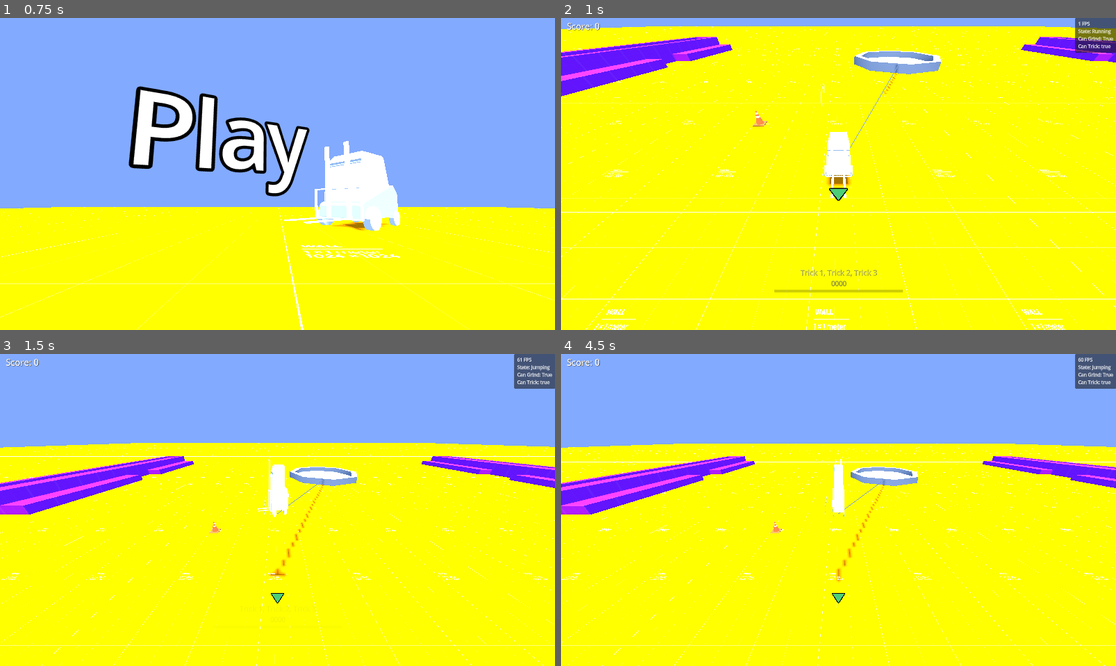
Above: before the commit, frames 1-4 (two rows, left to right).
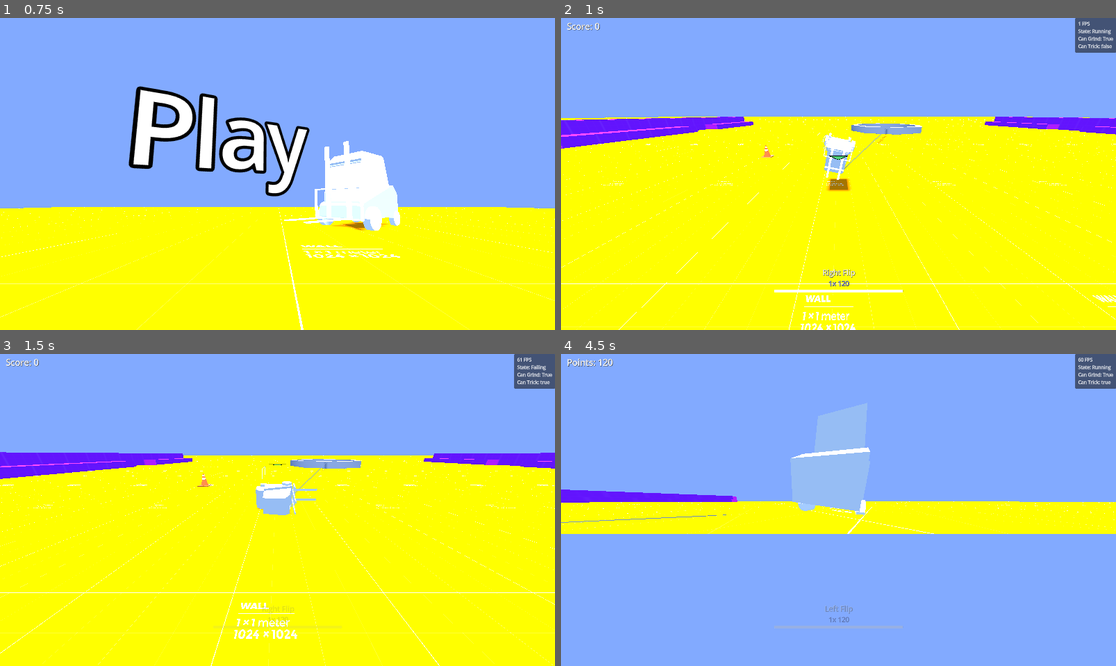
Above: after the commit, the same moments.

Repository: Khalzz/Forklift-certified
Game: Godot game, scene res://Scenes/MainMenu.tscn
Same seed, same stepped clock (60 frames per second), same inputs: the game is played once before the commit and once after it.
Inputs:
- Up to frame 1 (0.75 s): hold D (right) from 0.53 s (still down); tap C (change_camera, bound only after the commit) at 0.6 s
- Up to frame 2 (1 s): keep holding D (right); tap Space (jump) at 0.77 s; tap Z (flip, bound only after the commit) at 0.8 s
- Up to frame 3 (1.5 s): tap Space (jump) at 1.07 s; release D (right) at 1.28 s; hold S (backward) from 1.28 s (still down); tap Z (flip, bound only after the commit) at 1.35 s
- Up to frame 4 (4.5 s): tap Space (jump) at 1.52, 1.82, 2.85, 3.02, 3.32, 3.77, 4.07 s; tap Q (grind) at 1.55, 2.1 s; release S (backward) at 2.03 s; hold D (right) 2.03-2.78 s; hold Space (jump) 2.03-2.78 s; hold W (forward) 2.78-3.53 s; tap C (change_camera, bound only after the commit) at 3.05, 3.6 s; hold A (left) from 3.53 s (still down); tap Z (flip, bound only after the commit) at 3.8, 4.35 s

Frame 1 is identical in both runs. In frame 2, 37% of the frame differs, in the area x 0-100%, y 2-100%; in frame 3, 13%; in frame 4, 62%, in the area x 0-100%, y 1-100%.

Commit message:
Early fix for point system and camera system positioning fix

Diff:
--- a/Assets/Prefabs/Grind/balancing_curve.gd
+++ b/Assets/Prefabs/Grind/balancing_curve.gd
@@ -1,6 +1,6 @@
 extends Control
 
-@onready var path_follow = $MarginContainer/CenterContainer/CenterContainer/Path2D/PathFollow2D
+@export var path_follow: PathFollow2D
 
 @export var lowest_speed = 0.2
 @export var fastest_speed = 1.0
@@ -34,7 +34,7 @@
 		if progress == 0.0 or progress == 1.0:
 			should_fall = true
 
-func start_grind():
+func start_grind(vertical):
 	should_fall = false
 	$".".visible = true
 	path_follow.progress_ratio = 0.5
--- a/Assets/Prefabs/Grind/balancing_curve.tscn
+++ b/Assets/Prefabs/Grind/balancing_curve.tscn
@@ -10,7 +10,7 @@
 }
 point_count = 3
 
-[node name="Balancing_curve" type="Control"]
+[node name="Balancing_curve" type="Control" node_paths=PackedStringArray("path_follow")]
 layout_mode = 3
 anchors_preset = 15
 anchor_right = 1.0
@@ -18,10 +18,11 @@
 grow_horizontal = 2
 grow_vertical = 2
 script = ExtResource("1_nplsp")
+path_follow = NodePath("HorizontalBalance/CenterContainer/CenterContainer/Path2D/PathFollow2D")
 fastest_speed = 2.0
 base_speed = 1.2
 
-[node name="MarginContainer" type="MarginContainer" parent="."]
+[node name="HorizontalBalance" type="MarginContainer" parent="."]
 layout_mode = 1
 anchors_preset = 15
 anchor_right = 1.0
@@ -30,26 +31,26 @@
 grow_vertical = 2
 theme_override_constants/margin_top = 200
 
-[node name="CenterContainer" type="CenterContainer" parent="MarginContainer"]
+[node name="CenterContainer" type="CenterContainer" parent="HorizontalBalance"]
 layout_mode = 2
 size_flags_horizontal = 4
 size_flags_vertical = 0
 
-[node name="TextureRect" type="TextureRect" parent="MarginContainer/CenterContainer"]
+[node name="TextureRect" type="TextureRect" parent="HorizontalBalance/CenterContainer"]
 layout_mode = 2
 size_flags_horizontal = 4
 size_flags_vertical = 0
 texture = ExtResource("1_54h8q")
 
-[node name="CenterContainer" type="CenterContainer" parent="MarginContainer/CenterContainer"]
+[node name="CenterContainer" type="CenterContainer" parent="HorizontalBalance/CenterContainer"]
 layout_mode = 2
 
-[node name="Path2D" type="Path2D" parent="MarginContainer/CenterContainer/CenterContainer"]
+[node name="Path2D" type="Path2D" parent="HorizontalBalance/CenterContainer/CenterContainer"]
 curve = SubResource("Curve2D_rw8yf")
 
-[node name="PathFollow2D" type="PathFollow2D" parent="MarginContainer/CenterContainer/CenterContainer/Path2D"]
+[node name="PathFollow2D" type="PathFollow2D" parent="HorizontalBalance/CenterContainer/CenterContainer/Path2D"]
 position = Vector2(-285, 12)
-rotation = -0.26911423
+rotation = -0.2691142
 loop = false
 
 [node name="BalancingSelector" type="Sprite2D" parent="."]
--- a/Assets/Prefabs/Player/Ui.tscn
+++ b/Assets/Prefabs/Player/Ui.tscn
@@ -155,4 +155,3 @@
 texture = ExtResource("3_w1wbn")
 
 [node name="Balancing_curve" parent="." instance=ExtResource("4_rw8yf")]
-visible = false
--- a/Assets/Prefabs/Player/player.tscn
+++ b/Assets/Prefabs/Player/player.tscn
@@ -522,26 +522,6 @@
 [node name="forklift" parent="Models" instance=ExtResource("4_47ure")]
 transform = Transform3D(0.1, 0, 0, 0, 0.1, 0, 0, 0, 0.1, 0, 0, 0)
 
-[node name="Cameras" type="Node3D" parent="." node_paths=PackedStringArray("followable", "far_back_camera", "close_back_camera", "grind_camera")]
-script = ExtResource("18_kct70")
-followable = NodePath("../RigidBody")
-far_back_camera = NodePath("BackFarCamera")
-close_back_camera = NodePath("BackCloseCamera")
-grind_camera = NodePath("GrindCamera")
-
-[node name="BackCloseCamera" type="Camera3D" parent="Cameras"]
-transform = Transform3D(1, 0, 0, 0, 1, 0, 0, 0, 1, 0, 0.451356, -0.871913)
-fov = 90.0
-
-[node name="BackFarCamera" type="Camera3D" parent="Cameras"]
-transform = Transform3D(1, 0, 0, 0, 1, 0, 0, 0, 1, 0, 0.797511, -1.26264)
-current = true
-fov = 90.0
-
-[node name="GrindCamera" type="Camera3D" parent="Cameras"]
-transform = Transform3D(-0.962763, 0, -0.270348, 0.0744999, 0.961281, -0.265309, 0.25988, -0.27557, -0.925485, -0.164812, 0.167182, -0.303235)
-fov = 121.204
-
 [node name="AnimationManager" type="AnimationPlayer" parent="."]
 libraries = {
 &"": SubResource("AnimationLibrary_kct70")
@@ -551,3 +531,24 @@
 transform = Transform3D(0.1, 0, 0, 0, -4.37114e-09, -0.1, 0, 0.1, -4.37114e-09, 0, 0.1, 0.5)
 texture_filter = 0
 texture = ExtResource("3_uijvq")
+
+[node name="CameraSubsystem" type="Node3D" parent="." node_paths=PackedStringArray("followable", "cameras_setter")]
+script = ExtResource("18_kct70")
+followable = NodePath("../RigidBody")
+cameras_setter = NodePath("Cameras")
+
+[node name="ActualCamera" type="Camera3D" parent="CameraSubsystem"]
+
+[node name="Cameras" type="Node3D" parent="CameraSubsystem"]
+
+[node name="BackCloseCamera" type="Camera3D" parent="CameraSubsystem/Cameras"]
+transform = Transform3D(-1, 0, -8.742278e-08, 0, 1, 0, 8.742278e-08, 0, -1, 0, 0.451356, -1.2574832)
+fov = 90.0
+
+[node name="BackFarCamera" type="Camera3D" parent="CameraSubsystem/Cameras"]
+transform = Transform3D(-1, 0, 8.742278e-08, 0, 1, 0, -8.742278e-08, 0, -1, 0, 1.3153647, -4.1952343)
+fov = 90.0
+
+[node name="GrindCamera" type="Camera3D" parent="CameraSubsystem/Cameras"]
+transform = Transform3D(0.95605093, -0.14450559, -0.25511718, 0.07449989, 0.961281, -0.26530856, 0.28357786, 0.2346423, 0.9297992, -0.164812, 0.045351475, 0.23072147)
+fov = 142.62326
--- a/Assets/Scripts/Player/StateMachine/grinding.gd
+++ b/Assets/Scripts/Player/StateMachine/grinding.gd
@@ -70,7 +70,7 @@
 		var direction = global_path_dir.normalized()
 		var target_position = $"../../Models".global_transform.origin + direction
 
-	$"../../Ui".grind_curve.start_grind()
+	$"../../Ui".grind_curve.start_grind(true)
 
 	var arrow = $"../../Direction"
 	arrow.global_transform.origin = path_follower.global_transform.origin
@@ -82,7 +82,7 @@
 
 	$"../../RigidBody/CollisionShape3D".disabled = true
 	$"../../RigidBody/GroundRays".checking_floor(false)
-	$"../../Cameras".set_followable($"../../Models")
+	$"../../CameraSubsystem".set_followable($"../../Models")
 
 func trick_definition(angle):
 	if angle > 315 or angle < 45:
@@ -169,7 +169,7 @@
 	rigidbody.freeze = false
 	$"../../RigidBody/CollisionShape3D".disabled = false
 	$"../../RigidBody/GroundRays".checking_floor(true)
-	$"../../Cameras".set_followable(rigidbody)
+	$"../../CameraSubsystem".set_followable(rigidbody)
 	$"../../Ui".grind_curve.stop_grind()
 
 func check_fall():
@@ -188,8 +188,10 @@
 
 	for grindable in grindables:
 		var distance_to_element = grindable.path_follower.global_position.distance_to($"../../RigidBody".global_position)
-		if distance_to_element <= grind_check_radius:
-			grind_areas.append(grindable)
+
+		# This should be between the grindable point and the player, not between the grindable OBJECT and player
+		# if distance_to_element <= grind_check_radius:
+		grind_areas.append(grindable)
 
 	return grind_areas
 
--- a/Assets/Scripts/Player/StateMachine/state_machine.gd
+++ b/Assets/Scripts/Player/StateMachine/state_machine.gd
@@ -93,10 +93,9 @@
 			var offset = $Grinding.actionable_grind.curve.get_closest_offset(local_position)
 			$Grinding.actionable_grind.path_follower.progress = offset
 
-			if is_point_inside_capsule($Grinding.actionable_grind.path_follower.global_position, $"../RigidBody/GrindChecker/CollisionShape3D"):
-				$"../GrindAble".global_position = $Grinding.actionable_grind.path_follower.global_position
-				if Input.is_action_just_pressed("grind") and $Grinding.actionable_grind:
-					change_state(States.Grinding)
+			$"../GrindAble".global_position = $Grinding.actionable_grind.path_follower.global_position
+			if Input.is_action_just_pressed("grind") and $Grinding.actionable_grind:
+				change_state(States.Grinding)
 
 func is_point_inside_capsule(point: Vector3, collision_shape: CollisionShape3D) -> bool:
 	if not collision_shape.shape is CapsuleShape3D:
--- a/Assets/Scripts/Player/camera_manager.gd
+++ b/Assets/Scripts/Player/camera_manager.gd
@@ -6,40 +6,36 @@
 }
 
 enum Cameras {
+	CloseBack,
 	FarBack,
-	CloseBack,
 	Grind
 }
 
 @export var followable: Node3D
-
-@export var far_back_camera: Camera3D
-@export var close_back_camera: Camera3D
-@export var grind_camera: Camera3D
+@export var cameras_setter: Node3D
 
 @onready var camera_data = {
+	Cameras.CloseBack: {
+		"camera": $Cameras/BackCloseCamera,
+		"type":  CameraType.FollowDirection,
+		"smoothing": 30
+	},
 	Cameras.FarBack: {
-		"camera": far_back_camera,
+		"camera": $Cameras/BackFarCamera,
 		"type":  CameraType.FollowDirection,
-		"smoothing": 10
-	},
-	Cameras.CloseBack: {
-		"camera": close_back_camera,
-		"type":  CameraType.FollowDirection,
-		"smoothing": 10
+		"smoothing": 30
 	},
 	Cameras.Grind: {
-		"camera": grind_camera,
+		"camera": $Cameras/GrindCamera,
 		"type":  CameraType.FollowDirection,
-		"smoothing": 10
+		"smoothing": 30
 	}
 }
 
-@export var camera_selected = Cameras.FarBack
-
-var movement_threshold := 0.1  # Minimum speed to consider movement
-var last_direction := Vector3.FORWARD  # store last valid horizontal direction
-var last_position := Vector3.ZERO  # store last valid horizontal direction
+@export var camera_selected = Cameras.CloseBack
+var movement_threshold := 0.1
+var last_direction := Vector3.FORWARD
+var last_position := Vector3.ZERO
 
 func set_camera(camera: Cameras):
 	camera_selected = camera
@@ -47,17 +43,19 @@
 func set_followable(element):
 	followable = element
 	last_position = followable.global_position
-	last_direction = Vector3.FORWARD
+	last_direction = -followable.global_transform.basis.z  # Use initial facing direction
 
-func _ready() -> void:
-	for camera in camera_data.values():
-		camera["relative_offset"] = followable.to_local(camera["camera"].global_position)
+func _ready():
+	if followable:
+		last_position = followable.global_position
+		last_direction = -followable.global_transform.basis.z
 
 func _process(delta: float) -> void:
 	if Input.is_action_just_pressed("change_camera"):
 		camera_selected += 1
-		if camera_selected > Cameras.CloseBack:
-			camera_selected = Cameras.FarBack
+
+		if not camera_data.has(camera_selected):
+			camera_selected = 0
 
 	if not followable is RigidBody3D:
 		cameras_definition(false, delta)
@@ -69,21 +67,23 @@
 func cameras_definition(physics: bool, delta):
 	match camera_data[camera_selected]["type"]:
 		CameraType.FollowDirection:
-			game_camera(delta, follow_direction(physics))
+			follow_direction(physics, delta)
 		CameraType.Fixed:
-			game_camera(delta, fixed_follow())
+			fixed_follow()
 
-func fixed_follow() -> Vector3:
-	var rel_offset: Vector3 = camera_data[camera_selected]["relative_offset"]
+	$ActualCamera.global_position = $ActualCamera.global_position.lerp(
+		camera_data[camera_selected]["camera"].global_position,
+		delta * camera_data[camera_selected]["smoothing"]
+	)
+	$ActualCamera.look_at(followable.global_position)
+	$ActualCamera.fov = camera_data[camera_selected]["camera"].fov
 
-	# Rotate the relative offset by the followable's rotation (basis) using * operator
-	var rotated_offset = followable.global_transform.basis * rel_offset
+func fixed_follow() -> void:
+	cameras_setter.global_position = followable.global_position
+	cameras_setter.global_transform.basis = followable.global_transform.basis
 
-	# Position is the followable's position plus the rotated offset
-	return followable.global_position + rotated_offset
-
-func follow_direction(use_rigidbody: bool) -> Vector3:
-	var rel_offset: Vector3 = camera_data[camera_selected]["relative_offset"]
+func follow_direction(use_rigidbody: bool, delta: float) -> void:
+	var current_position = followable.global_position
 
 	if use_rigidbody and followable is RigidBody3D:
 		var velocity: Vector3 = followable.linear_velocity
@@ -91,40 +91,26 @@
 
 		if velocity.length() > movement_threshold:
 			last_direction = velocity.normalized()
-
-		# Apply offset based on last_direction direction
-		var offset = Vector3(
-			rel_offset.z * last_direction.x,
-			rel_offset.y,
-			rel_offset.z * last_direction.z
-		)
-
-		return followable.global_position + offset
 	else:
-		var movement: Vector3 = followable.global_position - last_position
-		last_position = followable.global_position
+		# Calculate movement from last frame
+		var movement: Vector3 = current_position - last_position
 		movement.y = 0.0
 
-		if movement.length() > 0.001:
+		# Use delta time to get proper speed threshold
+		var speed = movement.length() / delta if delta > 0 else 0
+
+		if speed > movement_threshold:
 			last_direction = movement.normalized()
 
-		# Apply offset based on last_direction direction
-		var offset = Vector3(
-			rel_offset.z * last_direction.x,
-			rel_offset.y,
-			rel_offset.z * last_direction.z
-		)
+	# Update last_position for next frame
+	last_position = current_position
 
-		return followable.global_position + offset
+	# Create a basis from the movement direction
+	var basis = Basis()
+	basis.z = last_direction  # Negative Z points forward
+	basis.x = basis.z.cross(Vector3.UP).normalized()
+	basis.y = basis.x.cross(basis.z).normalized()  # Recalculate Y for orthogonality
 
-func game_camera(delta: float, camera_position: Vector3) -> void:
-	var cam = camera_data[camera_selected]["camera"]
-	cam.current = true
-
-	cam.look_at(followable.global_position)
-
-	# Smoothing factor (0.1 to 0.3 is usually good; higher values = more smoothing)
-	if camera_data[camera_selected].has("smoothing"):
-		cam.global_position = cam.global_position.lerp(camera_position, camera_data[camera_selected]["smoothing"] * delta)
-	else:
-		cam.global_position = camera_position
+	# Apply rotation and position
+	cameras_setter.global_transform.basis = basis
+	cameras_setter.global_position = current_position
--- a/Assets/Scripts/Player/trick_manager.gd
+++ b/Assets/Scripts/Player/trick_manager.gd
@@ -1,6 +1,24 @@
 extends Node
 
 # This code defines the way tricks will be handled and displayed in the screen
+
+"""
+Todo:
+	- Add switches as tricks where if the player presses one key he will change
+		his orientation instantly from advancing to going backwards
+
+Remember dumbass the difference of concept between "Falling and landing"
+
+This trick container should have an especific logic handling, this mainly is:
+	- A combo is started once the player does one trick DONE
+	- A trick is added to the combo once the player does another trick or lands DONE
+		the trick with a "Connector trick" like:
+			- Manuals, switches, or other tricks.
+	- A combo is broken once the players fails to complete the execution of
+		a trick or once he lands another trick withouc a connector trick
+
+"""
+
 
 """
 	Trick Manager
@@ -82,6 +100,10 @@
 
 var point_checker_scale = 0.0
 
+var is_doing_trick = false
+var trick_point_adding_flag = false
+var landed = true
+
 # Functions:
 	# - Setter and getter
 	# - Display the trick name
@@ -89,6 +111,8 @@
 
 func _init() -> void:
 	multiplier = 0
+	is_doing_trick = false
+
 
 func set_trick(trick: TricksEnum):
 	if trick == -1 or not can_trick:
@@ -98,8 +122,6 @@
 		added_points = 0
 		multiplier = 0
 		return
-
-	# point_checker_scale = 1.0
 
 	var animation_player = $"../AnimationManager"
 	var trick_changed = (selected_trick != trick)
@@ -138,24 +160,32 @@
 	return selected_trick
 
 func _process(delta: float) -> void:
-	# const base = 0.5
-	# point_checker_scale -= base * delta
-
-	if point_checker_scale <= 0.0:
-		point_checker_scale = 0.0
-
-	$"../Ui".time_of_grace.scale.x = point_checker_scale
+	$"../Ui".set_points(points) # Aprox them
 
 	if selected_trick != -1:
-		# If the player failed
-		if tricks[selected_trick].get("fall", false):
-			selected_trick = null
+		# This is not working for some reason, check why the player stills falls even after this being commented
+		# if tricks[selected_trick].get("fall", false):
+			#selected_trick = null
+
+		if $"../StateMachine".is_touching_ground():
+			failed_or_landed()
 
 		# If the player is doing t he correct trick
-		if not tricks[selected_trick].has("unique"):
-			added_points += tricks[selected_trick].points * delta
-		$"../Ui".combo_tricks.set_text(tricks_string)
-		$"../Ui".combo_points.set_text(str(multiplier) + "x " + str(int(added_points)))
-		$"../Ui".combo_container.modulate.a = lerp($"../Ui".combo_container.modulate.a, 1.0, delta * 10.0)
+		if tricks.has(selected_trick):
+			if not tricks[selected_trick].has("unique"):
+				added_points += tricks[selected_trick].points * delta
+			$"../Ui".combo_tricks.set_text(tricks_string)
+			$"../Ui".combo_points.set_text(str(multiplier) + "x " + str(int(added_points)))
+			$"../Ui".combo_container.modulate.a = lerp($"../Ui".combo_container.modulate.a, 1.0, delta * 10.0)
 	else:
 		$"../Ui".combo_container.modulate.a = lerp($"../Ui".combo_container.modulate.a, 0.0, delta * 5.0)
+		if trick_point_adding_flag:
+			points += added_points * multiplier
+			multiplier = 0
+			added_points	 = 0
+			trick_point_adding_flag = false
+
+
+func failed_or_landed():
+	trick_point_adding_flag = true
+	selected_trick = -1
--- a/Assets/Scripts/Player/ui.gd
+++ b/Assets/Scripts/Player/ui.gd
@@ -13,6 +13,12 @@
 @export var grind_curve: Control
 
 @onready var time_of_grace = $ComboContainer/ComboBoxContainer/TimeOfGrace/ColorRect
+var points_setted = 0
 
 func _process(delta: float) -> void:
 	$Panel/MarginContainer/DebugLabels/Framerate.set_text(str(int(Engine.get_frames_per_second())) + " FPS")
+
+func set_points(points_to_add):
+	if points_setted != points_to_add:
+		points_setted = points_to_add
+		points.set_text(str("Points: " + str(points_setted)))
--- a/Scenes/Levels/alpha_map.tscn
+++ b/Scenes/Levels/alpha_map.tscn
@@ -40,10 +40,10 @@
 
 [sub_resource type="Curve3D" id="Curve3D_peqby"]
 _data = {
-"points": PackedVector3Array(0, 0, 0, 0, 0, 0, 0, 0.23773146, -3.4971151, 0, 0, 0, 0, 0, 0, 0, 0.21226013, 3.4905887),
-"tilts": PackedFloat32Array(0, 0)
+"points": PackedVector3Array(0, 0, 0, 0, 0, 0, 0, 0.23773146, -3.4971151, 0, 0, 0, 0, 0, 0, 0, 0.21226013, 3.4905887, 0, 0, 0, 0, 0, 0, 1, 0.212, 3.491, 0, 0, 0, 0, 0, 0, 1, 0.238, -3.497, 0, 0, 0, 0, 0, 0, 0, 0.238, -3.497),
+"tilts": PackedFloat32Array(0, 0, 0, 0, 0)
 }
-point_count = 2
+point_count = 5
 
 [sub_resource type="Curve3D" id="Curve3D_jqrvn"]
 _data = {
@@ -120,6 +120,7 @@
 transform = Transform3D(1, 0, 0, 0, 1, 0, 0, 0, 1, -0.5017104, 0, 0)
 curve = SubResource("Curve3D_peqby")
 tag = "Grindable"
+loop = true
 
 [node name="PlantBlock2" type="CSGBox3D" parent="Boxes/MapBlocks/CSGCombiner3D"]
 transform = Transform3D(-1, 0, -8.742278e-08, 0, 1, 0, 8.742278e-08, 0, -1, -8, 0.25, 0)
@@ -146,6 +147,7 @@
 transform = Transform3D(1, 0, 0, 0, 1, 0, 0, 0, 1, -0.5017104, 0, 0)
 curve = SubResource("Curve3D_peqby")
 tag = "Grindable"
+loop = true
 
 [node name="Fountaine" type="CSGCylinder3D" parent="Boxes/MapBlocks/CSGCombiner3D"]
 radius = 1.3447266
--- a/project.godot
+++ b/project.godot
@@ -53,40 +53,47 @@
 "deadzone": 0.2,
 "events": [Object(InputEventJoypadButton,"resource_local_to_scene":false,"resource_name":"","device":-1,"button_index":3,"pressure":0.0,"pressed":true,"script":null)
 , Object(InputEventKey,"resource_local_to_scene":false,"resource_name":"","device":-1,"window_id":0,"alt_pressed":false …(183 unchanged characters)…
+, Object(InputEventKey,"resource_local_to_scene":false,"resource_name":"","device":-1,"window_id":0,"alt_pressed":false,"shift_pressed":false,"ctrl_pressed":false,"meta_pressed":false,"pressed":false,"keycode":0,"physical_keycode":88,"key_label":0,"unicode":120,"location":0,"echo":false,"script":null)
 ]
 }
 flip={
 "deadzone": 0.2,
 "events": [Object(InputEventJoypadButton,"resource_local_to_scene":false,"resource_name":"","device":-1,"button_index":2,"pressure":0.0,"pressed":true,"script":null)
+, Object(InputEventKey,"resource_local_to_scene":false,"resource_name":"","device":-1,"window_id":0,"alt_pressed":false,"shift_pressed":false,"ctrl_pressed":false,"meta_pressed":false,"pressed":false,"keycode":0,"physical_keycode":90,"key_label":0,"unicode":122,"location":0,"echo":false,"script":null)
 ]
 }
 change_camera={
 "deadzone": 0.2,
 "events": [Object(InputEventJoypadButton,"resource_local_to_scene":false,"resource_name":"","device":-1,"button_index":4,"pressure":0.0,"pressed":true,"script":null)
+, Object(InputEventKey,"resource_local_to_scene":false,"resource_name":"","device":-1,"window_id":0,"alt_pressed":false,"shift_pressed":false,"ctrl_pressed":false,"meta_pressed":false,"pressed":false,"keycode":0,"physical_keycode":67,"key_label":0,"unicode":99,"location":0,"echo":false,"script":null)
 ]
 }
 left={
 "deadzone": 0.2,
 "events": [Object(InputEventJoypadMotion,"resource_local_to_scene":false,"resource_name":"","device":-1,"axis":0,"axis_value":-1.0,"script":null)
 , Object(InputEventKey,"resource_local_to_scene":false,"resource_name":"","device":-1,"window_id":0,"alt_pressed":false …(182 unchanged characters)…
+, Object(InputEventKey,"resource_local_to_scene":false,"resource_name":"","device":-1,"window_id":0,"alt_pressed":false,"shift_pressed":false,"ctrl_pressed":false,"meta_pressed":false,"pressed":false,"keycode":0,"physical_keycode":4194319,"key_label":0,"unicode":0,"location":0,"echo":false,"script":null)
 ]
 }
 right={
 "deadzone": 0.2,
 "events": [Object(InputEventJoypadMotion,"resource_local_to_scene":false,"resource_name":"","device":-1,"axis":0,"axis_value":1.0,"script":null)
 , Object(InputEventKey,"resource_local_to_scene":false,"resource_name":"","device":-1,"window_id":0,"alt_pressed":false …(183 unchanged characters)…
+, Object(InputEventKey,"resource_local_to_scene":false,"resource_name":"","device":-1,"window_id":0,"alt_pressed":false,"shift_pressed":false,"ctrl_pressed":false,"meta_pressed":false,"pressed":false,"keycode":0,"physical_keycode":4194321,"key_label":0,"unicode":0,"location":0,"echo":false,"script":null)
 ]
 }
 forward={
 "deadzone": 0.2,
 "events": [Object(InputEventJoypadMotion,"resource_local_to_scene":false,"resource_name":"","device":-1,"axis":1,"axis_value":-1.0,"script":null)
 , Object(InputEventKey,"resource_local_to_scene":false,"resource_name":"","device":-1,"window_id":0,"alt_pressed":false …(183 unchanged characters)…
+, Object(InputEventKey,"resource_local_to_scene":false,"resource_name":"","device":-1,"window_id":0,"alt_pressed":false,"shift_pressed":false,"ctrl_pressed":false,"meta_pressed":false,"pressed":false,"keycode":0,"physical_keycode":4194320,"key_label":0,"unicode":0,"location":0,"echo":false,"script":null)
 ]
 }
 backward={
 "deadzone": 0.2,
 "events": [Object(InputEventKey,"resource_local_to_scene":false,"resource_name":"","device":-1,"window_id":0,"alt_press …(192 unchanged characters)…
 , Object(InputEventJoypadMotion,"resource_local_to_scene":false,"resource_name":"","device":-1,"axis":1,"axis_value":1.0,"script":null)
+, Object(InputEventKey,"resource_local_to_scene":false,"resource_name":"","device":-1,"window_id":0,"alt_pressed":false,"shift_pressed":false,"ctrl_pressed":false,"meta_pressed":false,"pressed":false,"keycode":0,"physical_keycode":4194322,"key_label":0,"unicode":0,"location":0,"echo":false,"script":null)
 ]
 }
 
